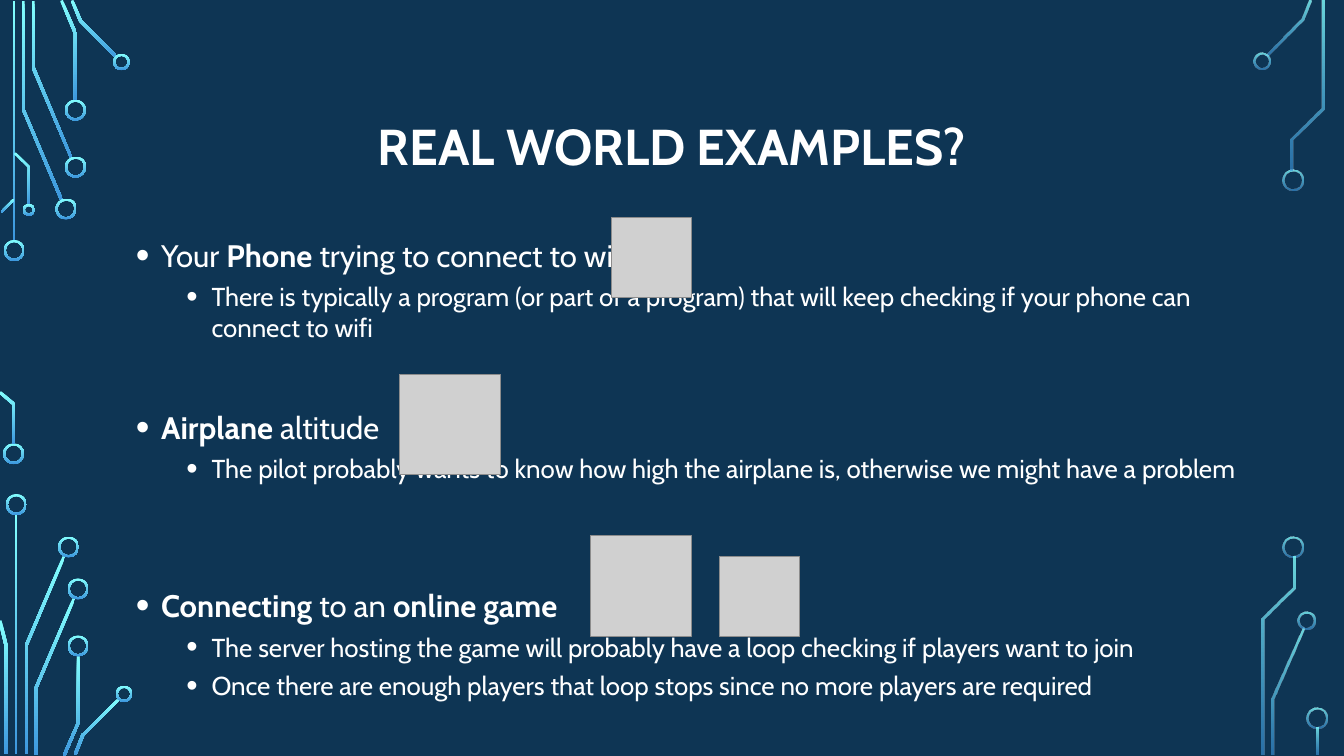
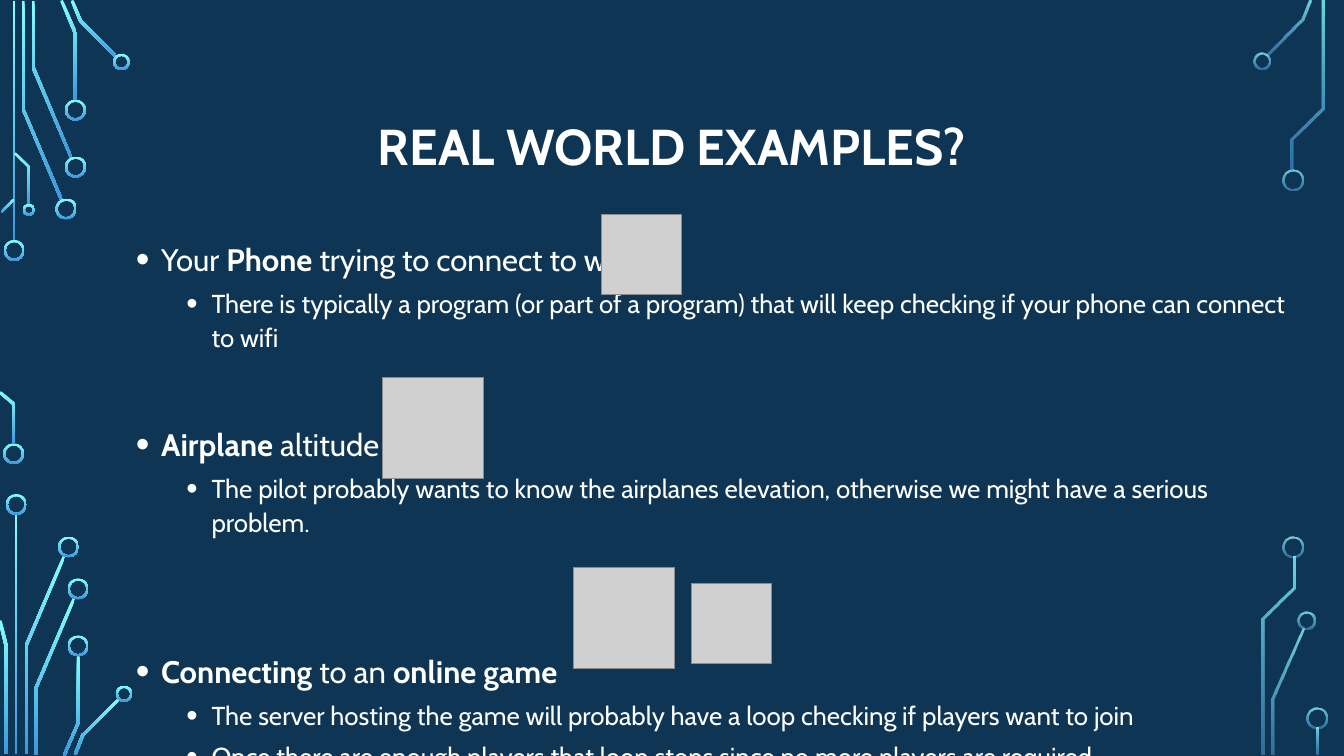
Before and after one commit to psypdt/ZIS_C-_Summer_Course_2019, a slide deck: slide 6 of Day_3/Day_3.pptx. Drawn at 1344x756 pixels with LibreOffice and Linux fonts; fonts in the diff are those of the drawing; grey boxes stand for pictures; background and template pictures are left out. Boxes give left, top, right and bottom in pixels: in the first picture for what was removed or moved away, otherwise in the second. Text is boxed around its words. In the diff, an @@ line names an element or a change of style, - is before the commit and + after.

```diff
--- a/Day_3/Day_3.pptx
+++ b/Day_3/Day_3.pptx
@@ picture: place and size @@
-picture at [612, 218, 692, 297]
+picture at [602, 215, 682, 294]
@@ text at [161, 244, 1284, 730]: line spacing 1 to 1.1 @@
@@ picture: place and size @@
-picture at [399, 374, 500, 475]
+picture at [382, 378, 483, 479]
@@ text at [212, 477, 1208, 538]: text changed @@
-  • The pilot probably wants to know how high the airplane is, otherwise we might have a problem
+  • The pilot probably wants to know the airplanes elevation, otherwise we might have a serious problem.
@@ picture: place and size @@
-picture at [591, 535, 692, 636]
+picture at [574, 568, 675, 668]
@@ picture: place and size @@
-picture at [720, 557, 800, 636]
+picture at [692, 584, 771, 663]
```
Also in this commit, not shown: 6 other slides changed.
